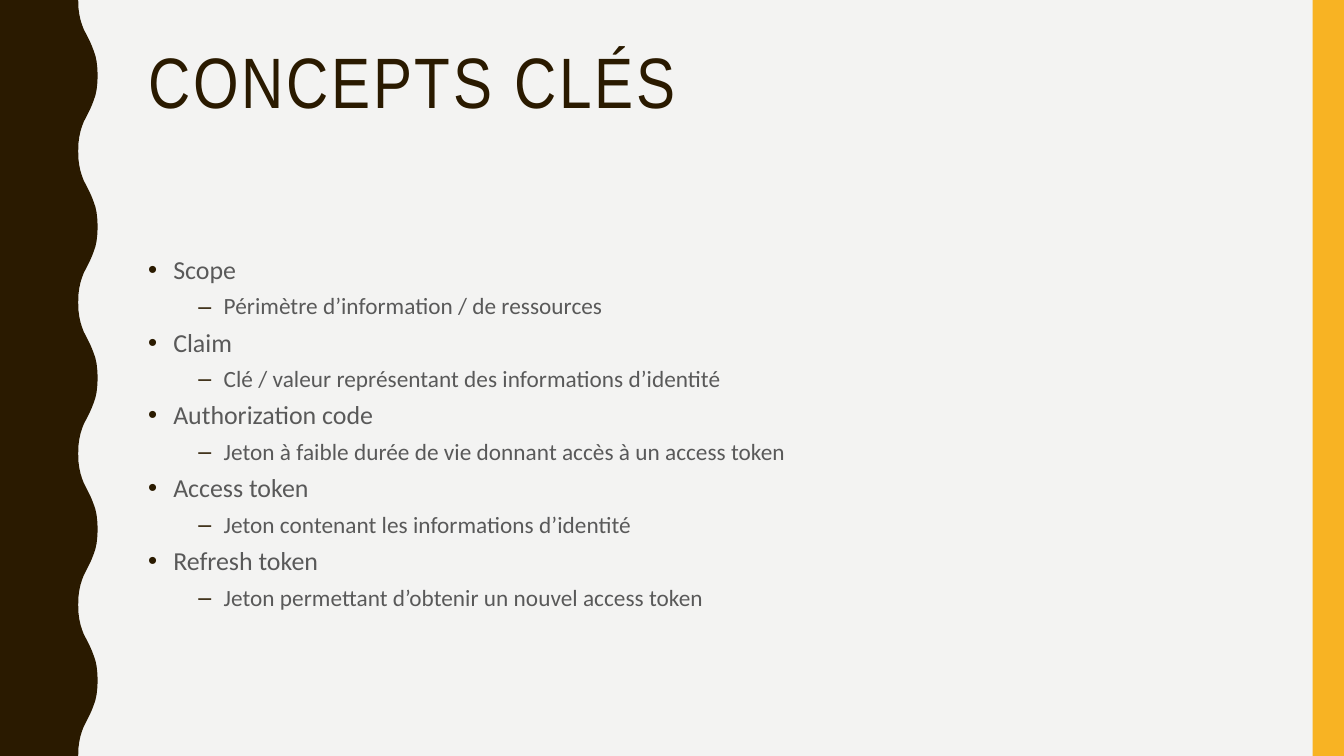
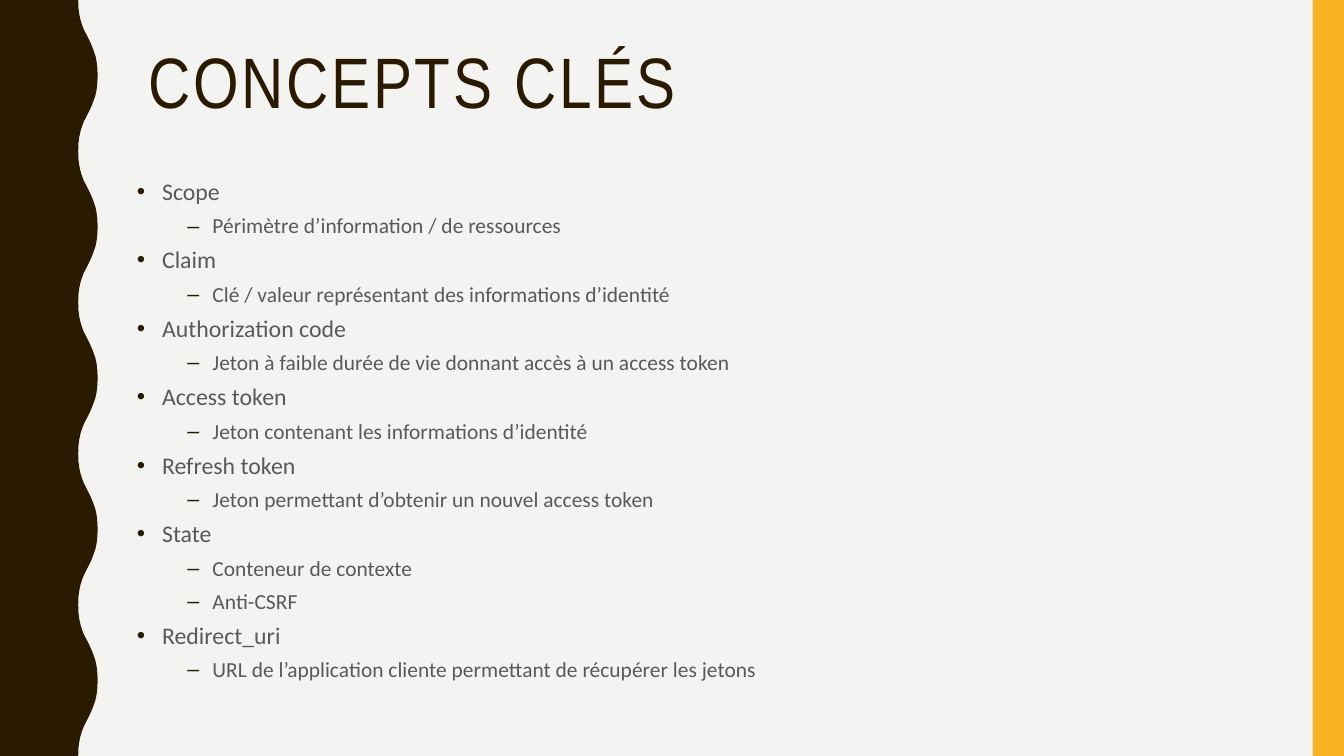
Before and after one commit to jeromefirlej/oidc-samples, a slide deck: slide 4 of Prez OIDC.pptx. Drawn at 1344x756 pixels with LibreOffice and Linux fonts; fonts in the diff are those of the drawing. Boxes give left, top, right and bottom in pixels: in the first picture for what was removed or moved away, otherwise in the second. Text is boxed around its words. In the diff, an @@ line names an element or a change of style, - is before the commit and + after.

```diff
--- a/Prez OIDC.pptx
+++ b/Prez OIDC.pptx
@@ text "Scope": place and size @@
-text "Scope" at <box>173,262,785,610</box>
+text "Scope" at <box>162,184,756,681</box>
@@ text at <box>162,184,729,511</box>: size 18.5 to 17 pt in "Scope", "Claim", "Authorization code", "Access token" and 1 more places; size 16.6 to 15.3 pt in "Périmètre d’information / de ressources", "Clé / valeur représentant des informations d’identité", "Jeton à faible durée de vie donnant ...", "Jeton contenant les informations d’identité" and 1 more places @@
@@ text at <box>162,526,756,681</box>: paragraphs added @@
+• State
+  – Conteneur de contexte
+  – Anti-CSRF
+• Redirect_uri
+  – URL de l’application cliente permettant de récupérer les jetons
```
Also in this commit, not shown: 3 other slides changed, 2 slides added, 1 slide removed, 57 other files.
